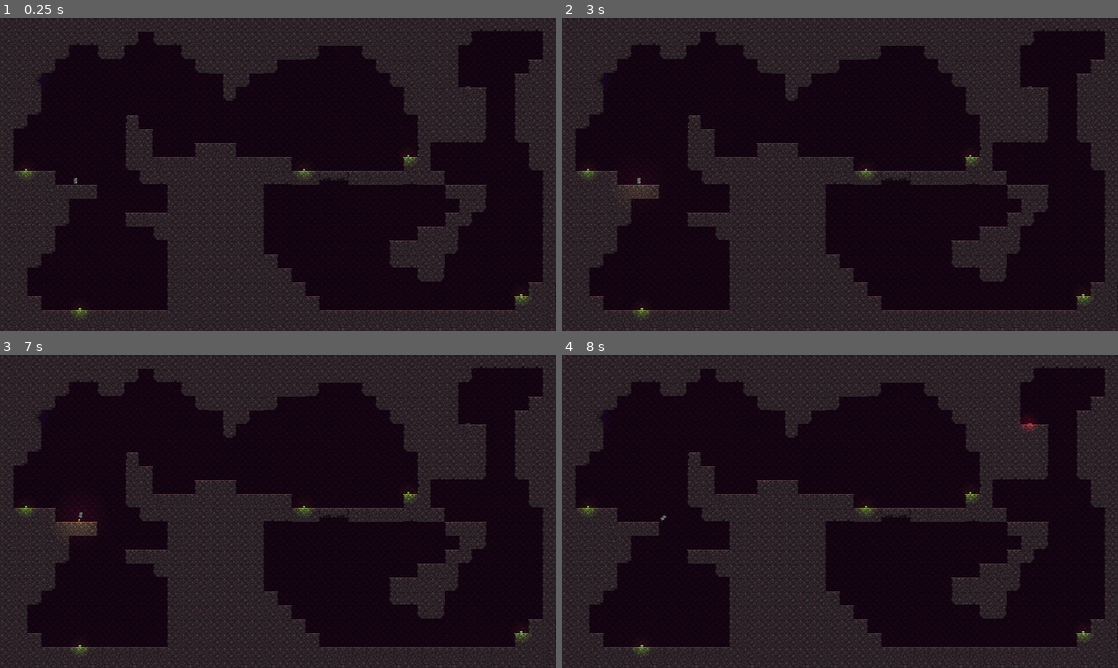
Above: before the commit, frames 1-4 (two rows, left to right).
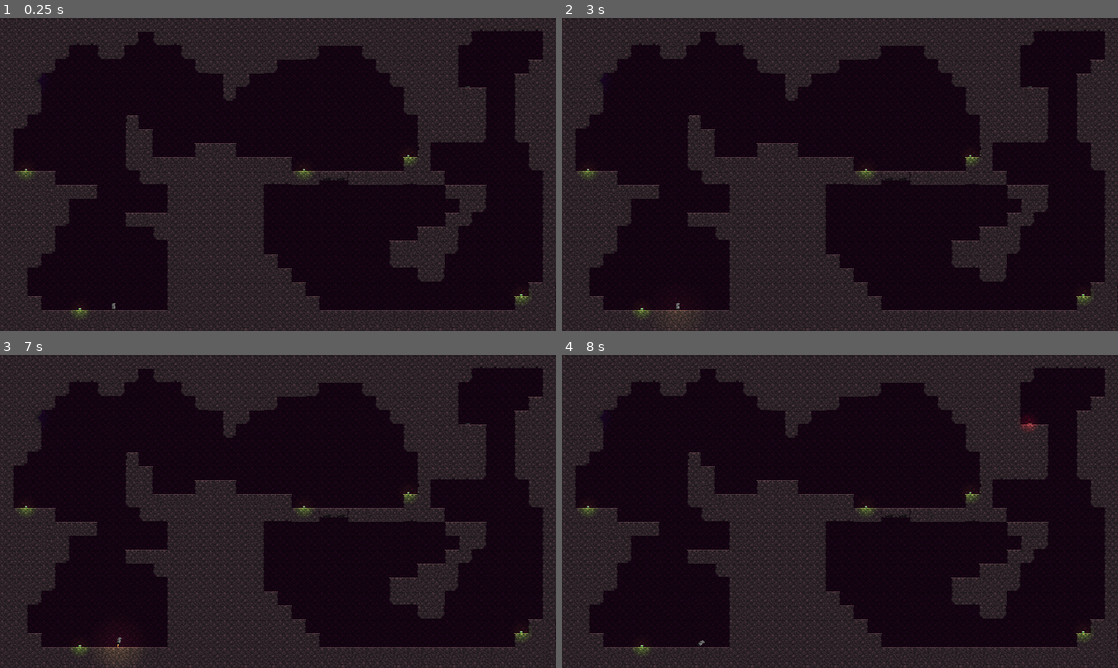
Above: after the commit, the same moments.

Repository: fatnic/rename-me
Game: Godot game, scene res://scenes/main.tscn
Same seed, same stepped clock (60 frames per second), same inputs: the game is played once before the commit and once after it. Sound files missing from this copy of the repository are replaced by a short silence.
Inputs:
- Up to frame 1 (0.25 s): no input
- Up to frame 2 (3 s): tap Enter at 0.5 s; hold D (turn_right) 0.53-1.28 s; tap K (collect) at 0.6, 2.1 s; tap R (reset) at 1.25, 2, 2.75 s; hold A (turn_left) 1.28-2.03 s; tap J (grapple) at 1.35, 2.85 s; hold D (turn_right) 2.03-2.78 s; hold W (thrust) from 2.78 s (still down)
- Up to frame 3 (7 s): tap R (reset) at 3.5, 4.25 s; release W (thrust) at 3.53 s; hold A (turn_left) 3.53-5.78 s; tap K (collect) at 3.6, 5.1, 6.6 s; tap J (grapple) at 4.35, 5.85 s; hold D (turn_right) 5.78-6.53 s; hold W (thrust) from 6.53 s (still down)
- Up to frame 4 (8 s): release W (thrust) at 7.28 s; hold D (turn_right) from 7.28 s (still down); tap J (grapple) at 7.35 s

The runs differ from the first frame. In frame 1, less than 0.1% of the frame differs, in the area x 13-21%, y 51-94%; in frame 2, 0.1%; in frame 3, 0.3%, in the area x 10-25%, y 49-99%; in frame 4, less than 0.1%.

Commit message:
added some poot

Diff:
--- a/entities/cannon.tscn
+++ b/entities/cannon.tscn
@@ -14,7 +14,7 @@
 custom_solver_bias = 0.0
 radius = 161.003
 
-[node name="cannon" type="RigidBody2D" groups=[
+[node name="cannon" type="RigidBody2D" index="0" groups=[
 "weapon",
 ]]
 
@@ -92,7 +92,7 @@
 [node name="cooldown" type="Timer" parent="." index="4"]
 
 process_mode = 1
-wait_time = 1.5
+wait_time = 0.8
 one_shot = false
 autostart = false
 
--- a/entities/rocket_he.tscn
+++ b/entities/rocket_he.tscn
@@ -1,39 +1,41 @@
-[gd_scene load_steps=10 format=2]
+[gd_scene load_steps=12 format=2]
 
-[ext_resource path="res://entities/rocket_he.gd" type="Script" id=1]
+[ext_resource path="res://scripts/rocket_he.gd" type="Script" id=1]
 [ext_resource path="res://assets/images/rocket_he.png" type="Texture" id=2]
 [ext_resource path="res://assets/sounds/thrust_sound.ogg" type="AudioStream" id=3]
+[ext_resource path="res://assets/images/lighting.png" type="Texture" id=4]
+[ext_resource path="res://scripts/exhaust_glow.gd" type="Script" id=5]
 
-[sub_resource type="RectangleShape2D" id=7]
+[sub_resource type="RectangleShape2D" id=1]
 
 custom_solver_bias = 0.0
 extents = Vector2( 2, 1 )
 
-[sub_resource type="Gradient" id=5]
+[sub_resource type="Gradient" id=2]
 
 offsets = PoolRealArray( 0, 0.508772, 1 )
 colors = PoolColorArray( 0.9375, 0.0549316, 0.0549316, 1, 0.929688, 0.526865, 0.098053, 1, 1, 1, 1, 1 )
 
-[sub_resource type="GradientTexture" id=6]
+[sub_resource type="GradientTexture" id=3]
 
 flags = 4
-gradient = SubResource( 5 )
+gradient = SubResource( 2 )
 width = 2048
 
-[sub_resource type="Curve" id=3]
+[sub_resource type="Curve" id=4]
 
 min_value = 0.0
 max_value = 1.0
 bake_resolution = 100
 _data = [ Vector2( 0, 1 ), 0.0, 0.0, 0, 0, Vector2( 0.998406, 0 ), -1.83351, 0.0, 0, 0 ]
 
-[sub_resource type="CurveTexture" id=4]
+[sub_resource type="CurveTexture" id=5]
 
 flags = 4
 width = 2048
-curve = SubResource( 3 )
+curve = SubResource( 4 )
 
-[sub_resource type="ParticlesMaterial" id=8]
+[sub_resource type="ParticlesMaterial" id=6]
 
 render_priority = 0
 trail_divisor = 1
@@ -73,8 +75,11 @@
 anim_loop = false
 _sections_unfolded = [ "Color" ]
 
-[node name="rocket_he" type="Area2D" index="0"]
+[node name="rocket_he" type="Area2D" groups=[
+"explosive",
+]]
 
+light_mask = 2
 input_pickable = true
 gravity_vec = Vector2( 0, 1 )
 gravity = 98.0
@@ -85,19 +90,20 @@
 audio_bus_override = false
 audio_bus_name = "Master"
 script = ExtResource( 1 )
-_sections_unfolded = [ "Collision", "collision" ]
-speed = 80
-steer_force = 20
+_sections_unfolded = [ "Collision", "Visibility", "collision" ]
+speed = 90
+steer_force = 14
 
 [node name="Sprite" type="Sprite" parent="." index="0"]
 
+light_mask = 0
 rotation = 1.5708
 texture = ExtResource( 2 )
-_sections_unfolded = [ "Transform" ]
+_sections_unfolded = [ "Transform", "Visibility" ]
 
 [node name="CollisionShape2D" type="CollisionShape2D" parent="." index="1"]
 
-shape = SubResource( 7 )
+shape = SubResource( 1 )
 
 [node name="Particles2D" type="Particles2D" parent="." index="2"]
 
@@ -133,4 +139,35 @@
 mix_target = 0
 bus = "Master"
 
+[node name="exhaust_glow" type="Light2D" parent="." index="4"]
+
+show_behind_parent = true
+light_mask = 9
+position = Vector2( -3, 0 )
+enabled = true
+editor_only = false
+texture = ExtResource( 4 )
+offset = Vector2( 0, 0 )
+texture_scale = 0.25
+color = Color( 0.809626, 0.828125, 0.236145, 1 )
+energy = 1.0
+mode = 0
+range_height = 0.0
+range_z_min = -1024
+range_z_max = 1024
+range_layer_min = 0
+range_layer_max = 0
+range_item_cull_mask = 9
+shadow_enabled = false
+shadow_color = Color( 0, 0, 0, 0 )
+shadow_buffer_size = 2048
+shadow_gradient_length = 0.0
+shadow_filter = 0
+shadow_filter_smooth = 0.0
+shadow_item_cull_mask = 1
+script = ExtResource( 5 )
+_sections_unfolded = [ "Range", "Visibility" ]
+tex_scale = Vector2( 0.15, 0.2 )
+energy_scale = Vector2( 0.9, 1.2 )
+
 [connection signal="body_entered" from="." to="." method="_on_rocket_he_body_entered"]
--- a/entities/ship_one.tscn
+++ b/entities/ship_one.tscn
@@ -160,7 +160,7 @@
 range_z_max = 1024
 range_layer_min = 0
 range_layer_max = 0
-range_item_cull_mask = 13
+range_item_cull_mask = 9
 shadow_enabled = false
 shadow_color = Color( 0, 0, 0, 0.75898 )
 shadow_buffer_size = 2048
--- a/scenes/main.tscn
+++ b/scenes/main.tscn
@@ -16,7 +16,7 @@
 
 [node name="ship_one" parent="." index="1" instance=ExtResource( 3 )]
 
-position = Vector2( 87, 187 )
+position = Vector2( 131, 332 )
 
 [node name="background_music" type="AudioStreamPlayer" parent="." index="2"]
 
--- a/scripts/blackbox.gd
+++ b/scripts/blackbox.gd
@@ -1,6 +1,7 @@
 extends Sprite
 
 export (bool) var collect = true
+
 
 func _ready():
 	$AnimationPlayer.play("light_flash")
--- a/entities/rocket_he.gd
+++ b/scripts/rocket_he.gd
@@ -34,6 +34,10 @@
 	return steer
 
 
-func _on_rocket_he_body_entered(body):
+func explode():
 	emit_signal("spawn_explosion", position, 20, 0.5)
 	queue_free()
+
+
+func _on_rocket_he_body_entered(body):
+	explode()
Binary file changed: assets/images/rocket_he.png
Not shown: 2 places in entities/rocket_he.tscn that only renumber resources
